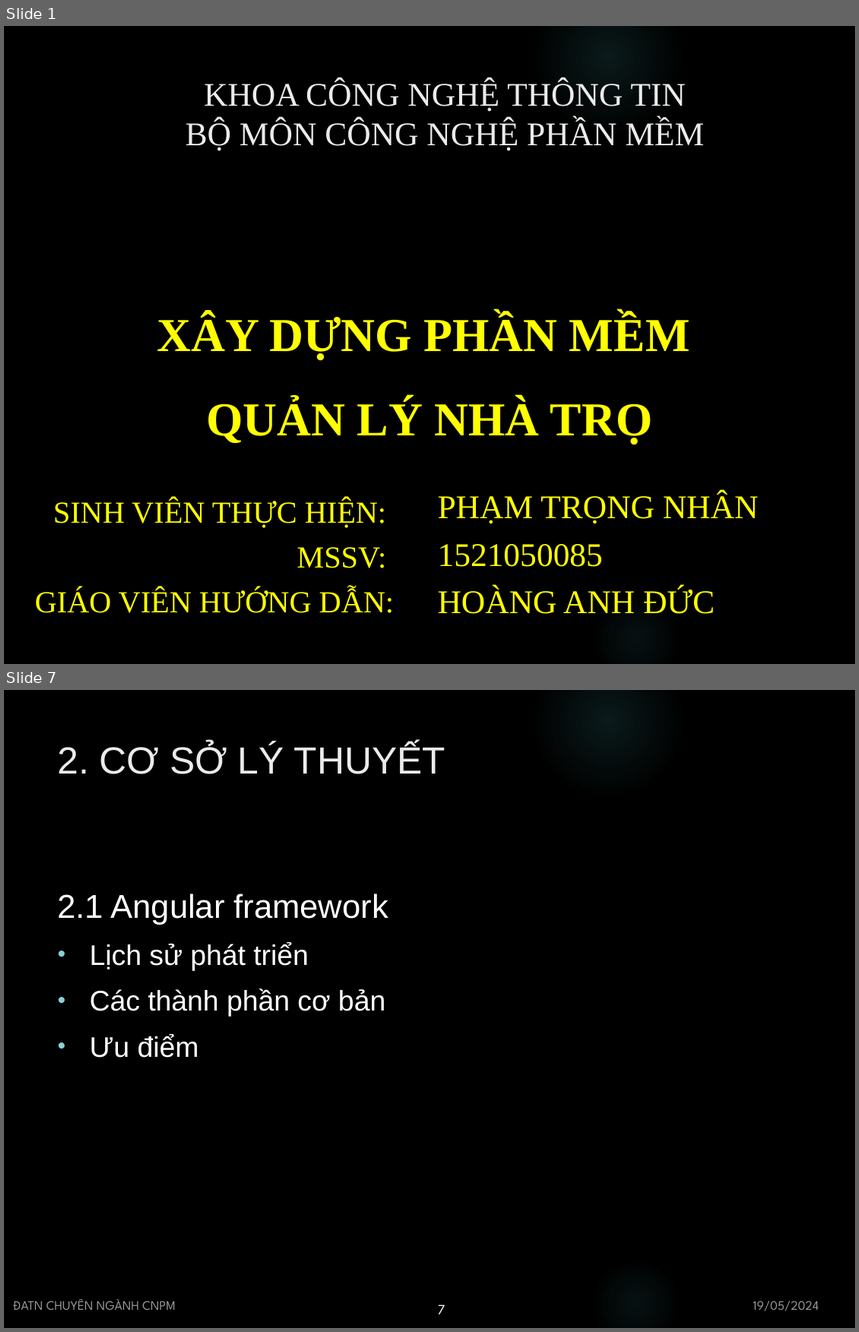
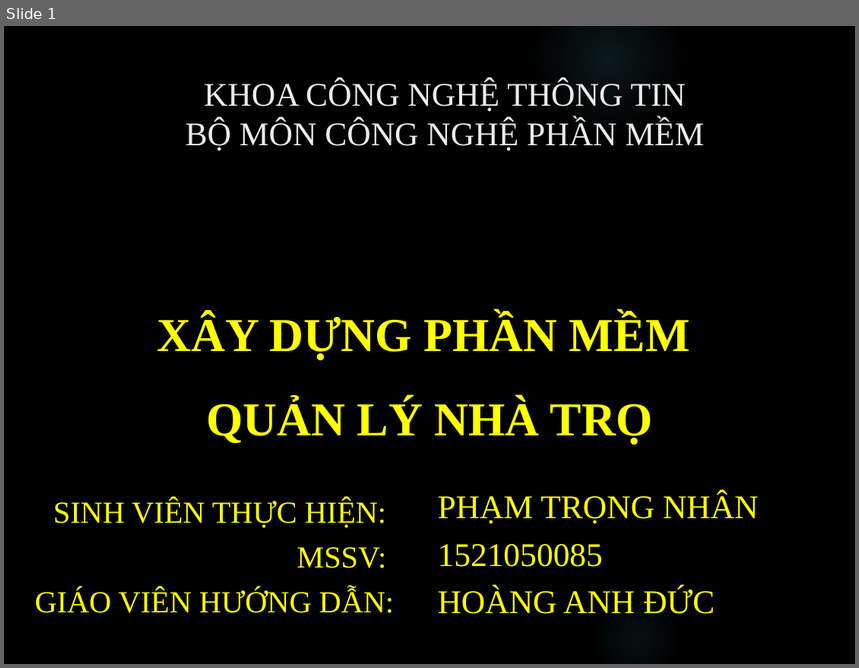
Before and after one commit to ptnhan109/motel-management, a slide deck: docs/1521050085 Phạm Trọng Nhân - Slide ĐATN.pptx. Shown one above the other, each under a label of ours: slides 1 and 7 before the commit, slide 1 after it; the slides between them are not shown. The pictures are 859x1332 and 859x668 pixels, drawn with LibreOffice and Linux fonts; fonts in the diff are those of the drawing; background and template pictures are left out. Boxes give left, top, right and bottom in pixels: in the first picture for what was removed or moved away, otherwise in the second. Text is boxed around its words. In the diff, an @@ line names an element or a change of style, - is before the commit and + after.

```diff
--- a/docs/1521050085 Phạm Trọng Nhân - Slide ĐATN.pptx
+++ b/docs/1521050085 Phạm Trọng Nhân - Slide ĐATN.pptx
@@ slide 7 removed at bbox=[4, 690, 855, 1328], background picture (left out); not listed: 2 template elements that a slide beside it also shows @@
@@ title removed at bbox=[58, 744, 446, 774] @@
-2. CƠ SỞ LÝ THUYẾT
@@ text removed at bbox=[58, 894, 389, 1058] @@
-2.1 Angular framework
-• Lịch sử phát triển
-• Các thành phần cơ bản
-• Ưu điểm
@@ text removed at bbox=[14, 1300, 176, 1310] @@
-ĐATN CHUYÊN NGÀNH CNPM
@@ page number removed at bbox=[438, 1305, 446, 1315] @@
-7
@@ text removed at bbox=[753, 1301, 819, 1312] @@
-19/05/2024
```
Also in this commit, not shown: 10 slides changed, 1 slide added, 48 other files.
